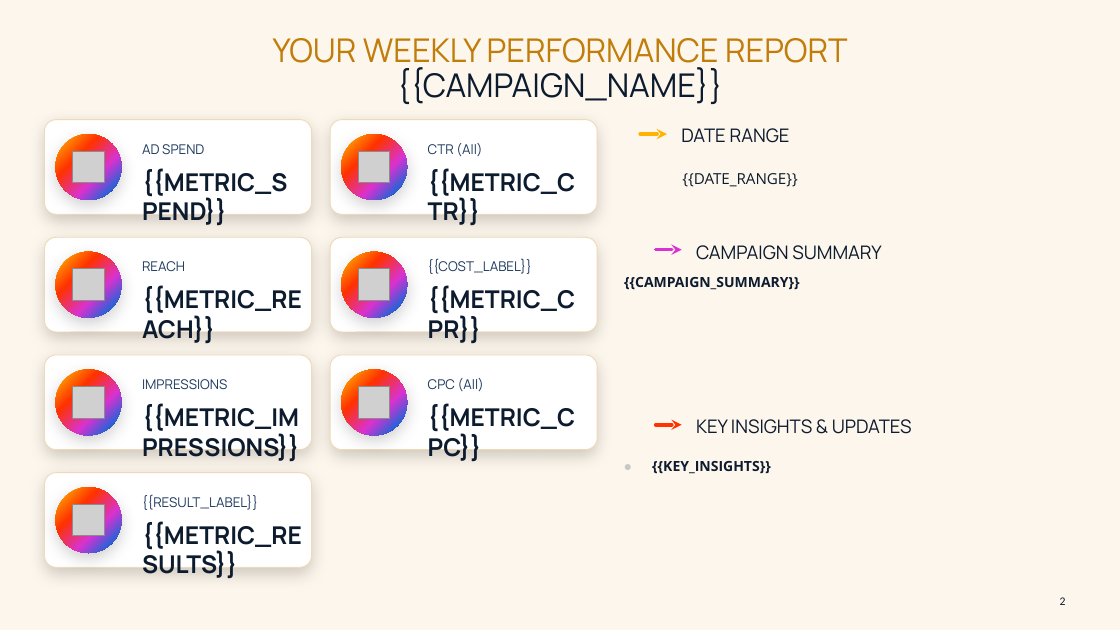
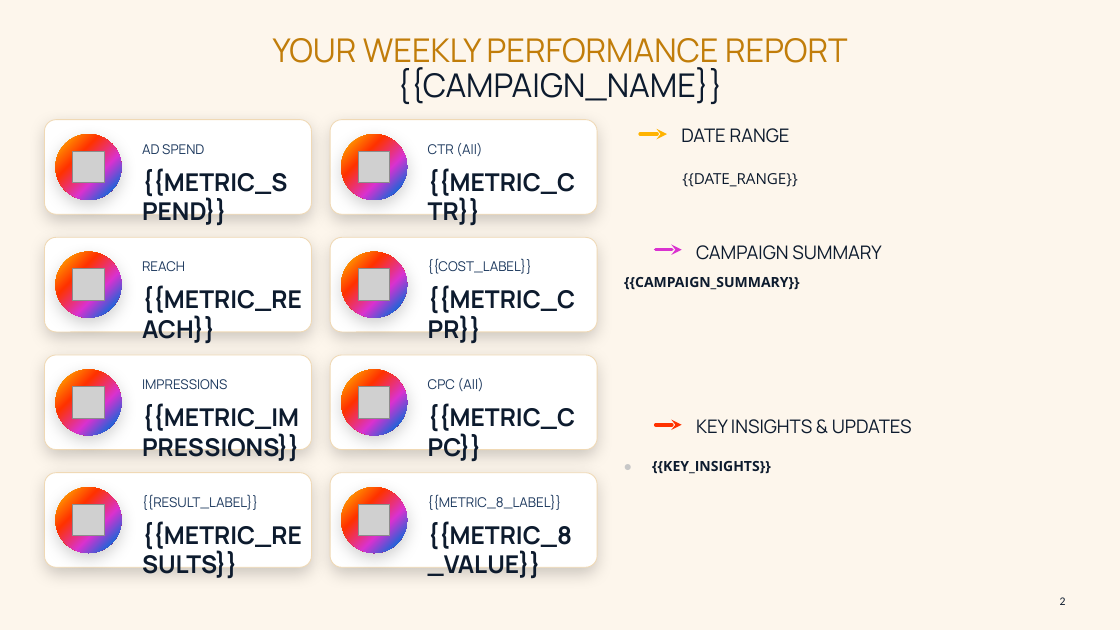
Before and after one commit to nextreport-app/NRE, a slide deck: slide 2 of templates/meta-ads-light.pptx. Drawn at 1120x630 pixels with LibreOffice and Linux fonts; fonts in the diff are those of the drawing; grey boxes stand for pictures; background and template pictures are left out. Boxes give left, top, right and bottom in pixels: in the first picture for what was removed or moved away, otherwise in the second. Text is boxed around its words. In the diff, an @@ line names an element or a change of style, - is before the commit and + after.

Commit message:
Add 8th metric slot, auto-catch unknown columns, lightweight metric review, multi-slide support

```diff
--- a/templates/meta-ads-light.pptx
+++ b/templates/meta-ads-light.pptx
@@ rounded rectangle added at box(330, 473, 597, 568), fill #FFFFFF, outline #F0D9B5 0.75 pt @@
@@ freeform shape added at box(341, 487, 407, 553), fill gradient #FFB300 to #FF3200 to #DA32D0 to #016ED9 @@
@@ picture added at box(358, 504, 390, 536) @@
@@ text added at box(428, 494, 562, 510), 11.5 pt, text #1E3A5F @@
+{{METRIC_8_LABEL}}
@@ text added at box(428, 521, 572, 578), 21 pt, text #0D1B2E, bold @@
+{{METRIC_8_VALUE}}
```
Also in this commit, not shown: 22 other files.
